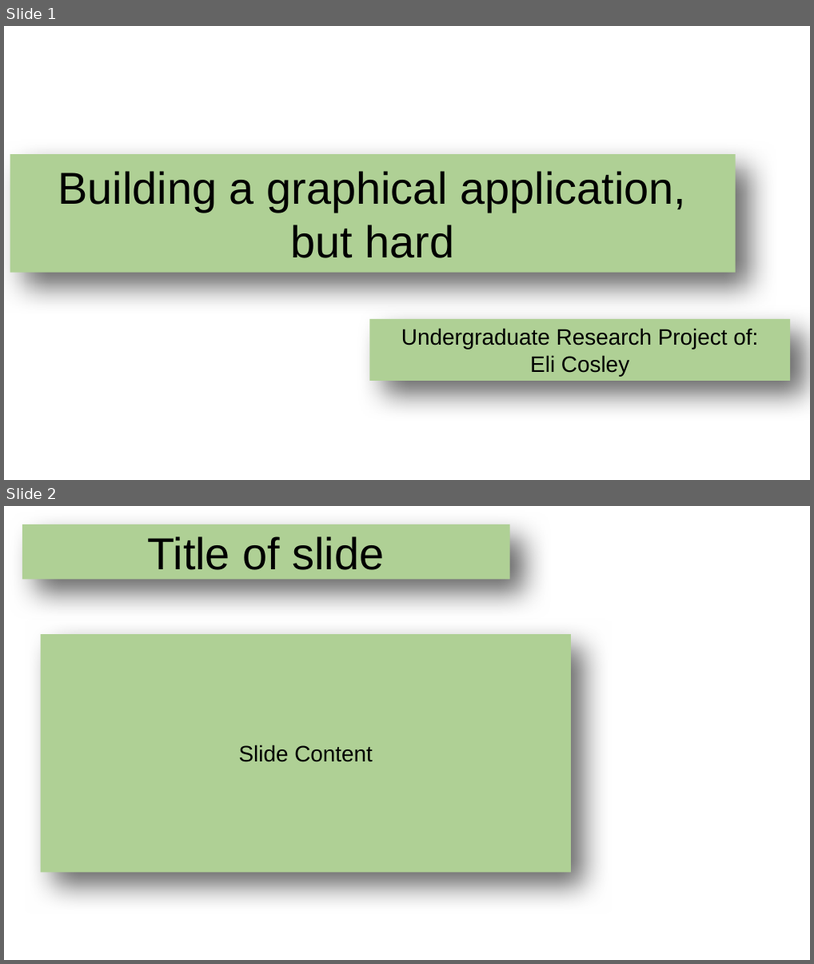
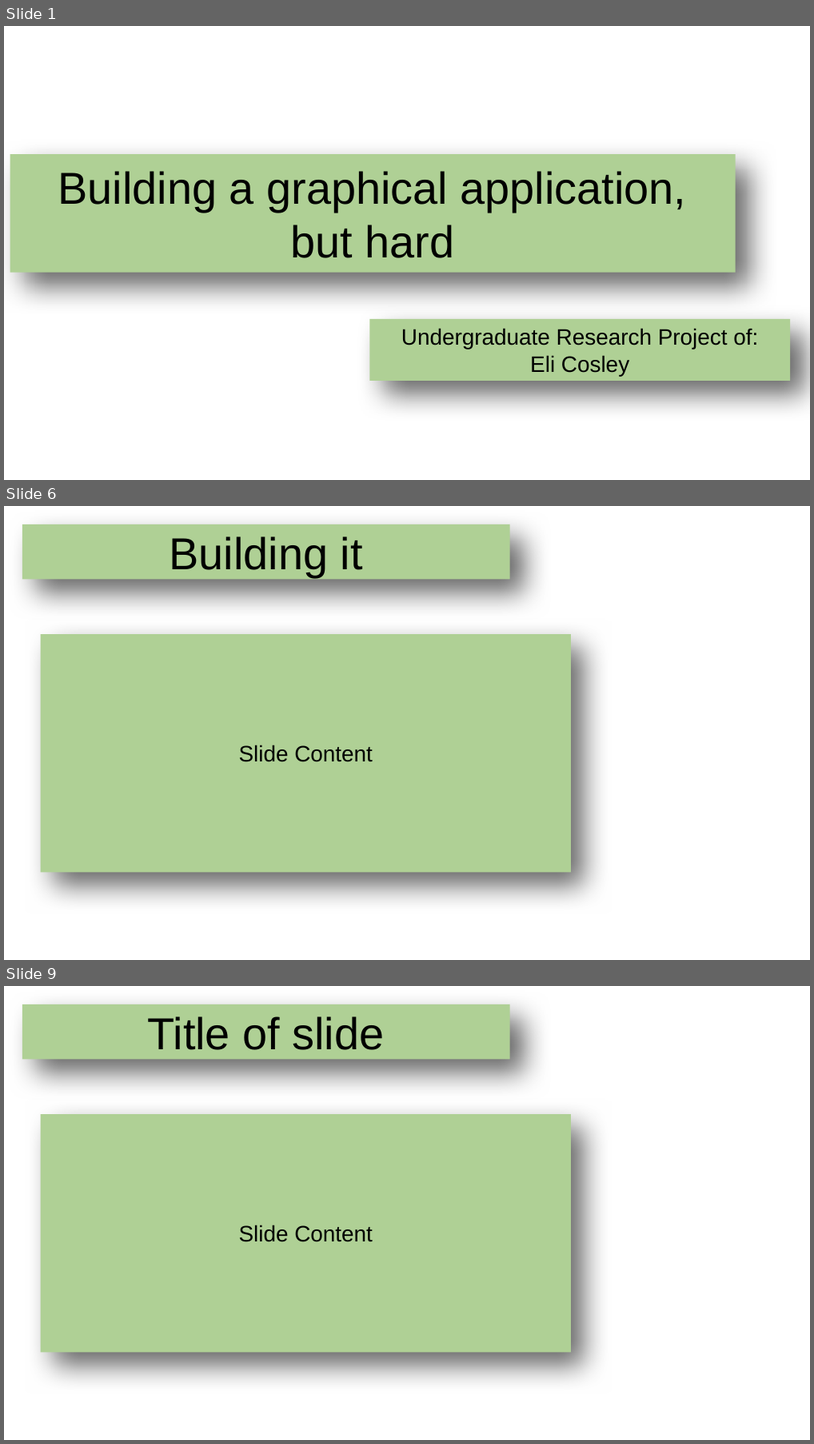
Before and after one commit to echoofskyz/ugrproj, a slide deck: docs/presentation.odp. Shown one above the other, each under a label of ours: slides 1 and 2 before the commit, slides 1, 6 and 9 after it; the slides between them are not shown. The pictures are 814x964 and 814x1444 pixels, drawn with LibreOffice and Linux fonts; fonts in the diff are those of the drawing; background and template pictures are left out. Boxes give left, top, right and bottom in pixels: in the first picture for what was removed or moved away, otherwise in the second. Text is boxed around its words. In the diff, an @@ line names an element or a change of style, - is before the commit and + after.

```diff
--- a/docs/presentation.odp
+++ b/docs/presentation.odp
@@ slide 6 added at box(4, 506, 810, 960), background picture (left out) @@
@@ title added at box(22, 524, 510, 579), fill #AFD095, 44 pt, text #000000 @@
+Building it
@@ title added at box(41, 634, 571, 872), fill #AFD095, 22 pt, text #000000 @@
+Slide Content
@@ what was slide 2 is now slide 9 @@
```
Also in this commit, not shown: 6 other slides added, 7 other files.
